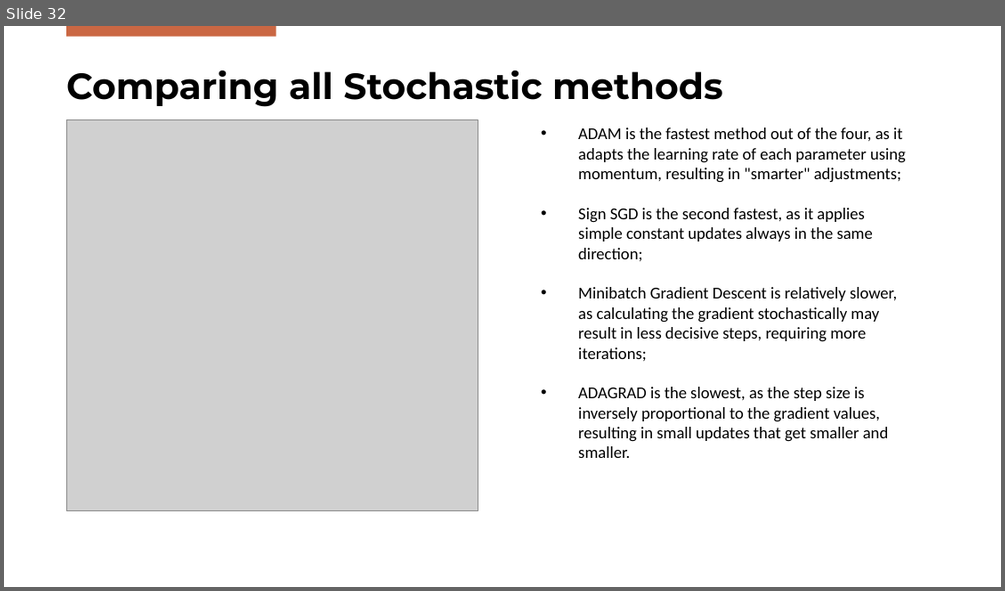
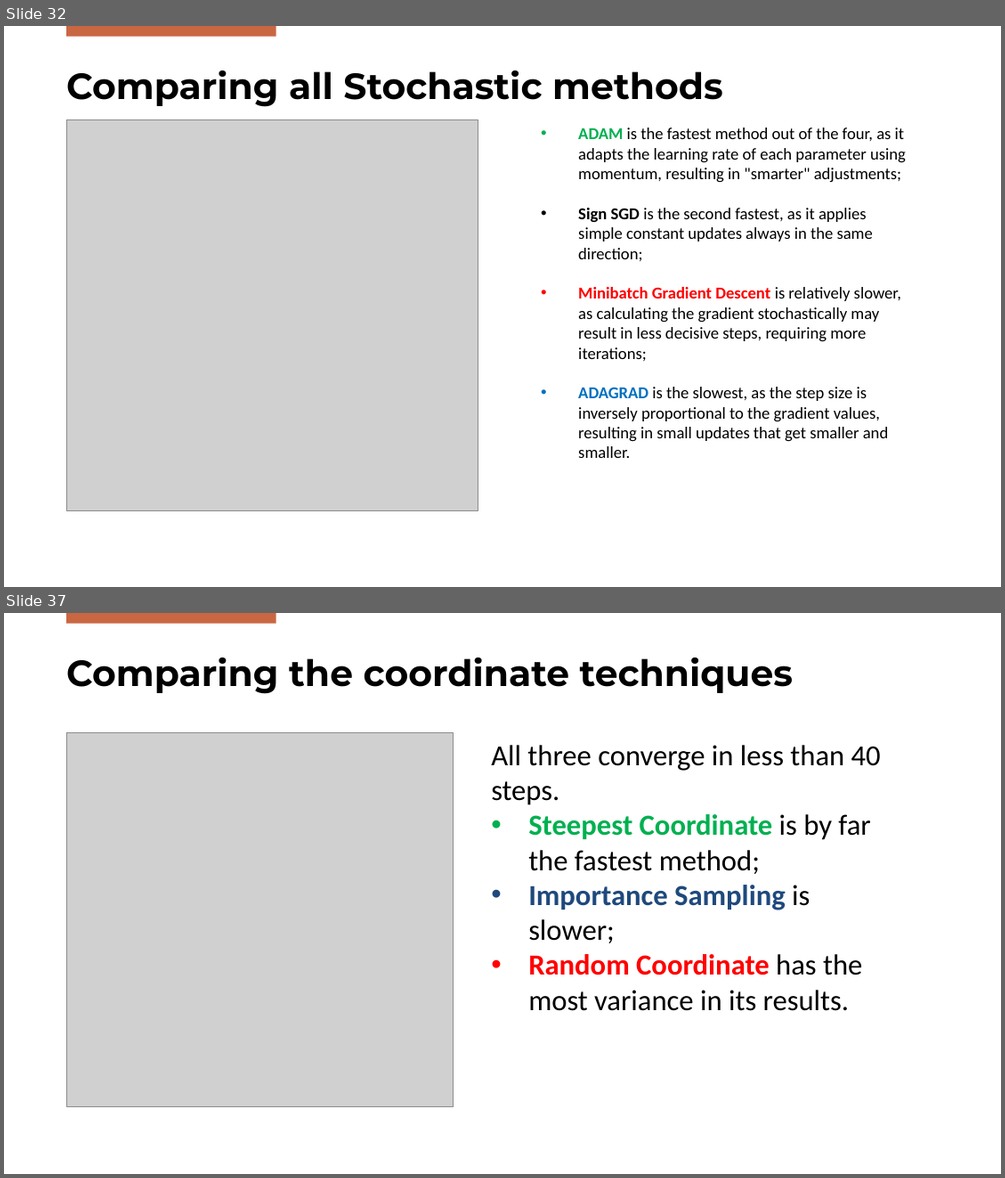
Before and after one commit to FilippoBolis/OptimizationProject_2025, a slide deck: Ppt/Optimization.pptx. Shown one above the other, each under a label of ours: slide 32 before the commit, slides 32 and 37 after it; the slides between them are not shown. The pictures are 1005x591 and 1005x1178 pixels, drawn with LibreOffice and Linux fonts; fonts in the diff are those of the drawing; grey boxes stand for pictures; background and template pictures are left out. Boxes give left, top, right and bottom in pixels: in the first picture for what was removed or moved away, otherwise in the second. Text is boxed around its words. In the diff, an @@ line names an element or a change of style, - is before the commit and + after.

Commit message:
Coordinate descent aggiunto alla presentazione

```diff
--- a/Ppt/Optimization.pptx
+++ b/Ppt/Optimization.pptx
@@ slide 37 added at (x1=4, y1=613, x2=1001, y2=1174), background #FFFFFF; not listed: 1 template element that a slide beside it also shows @@
@@ title added at (x1=66, y1=657, x2=793, y2=694), 35 pt, text #000000, bold @@
+Comparing the coordinate techniques
@@ picture added at (x1=66, y1=732, x2=453, y2=1106) @@
@@ text added at (x1=491, y1=745, x2=881, y2=1011), 28 pt, text #000000 @@
+All three converge in less than 40 steps.
+• Steepest Coordinate is by far the fastest method;
+• Importance Sampling is slower;
+• Random Coordinate has the most variance in its results.
@@ slide 32 changed as well @@
@@ text "ADAM is the fastest method ..." at (x1=578, y1=127, x2=906, y2=458): text colour #000000 to #00B050 in "ADAM"; bold on in "ADAM", "Sign SGD", "Minibatch Gradient Descent", "ADAGRAD"; text colour #000000 to #FF0000 in "Minibatch Gradient Descent"; text colour #000000 to #0070C0 in "ADAGRAD" @@
```
Also in this commit, not shown: 5 other slides changed, 4 other slides added, 4 other files.
